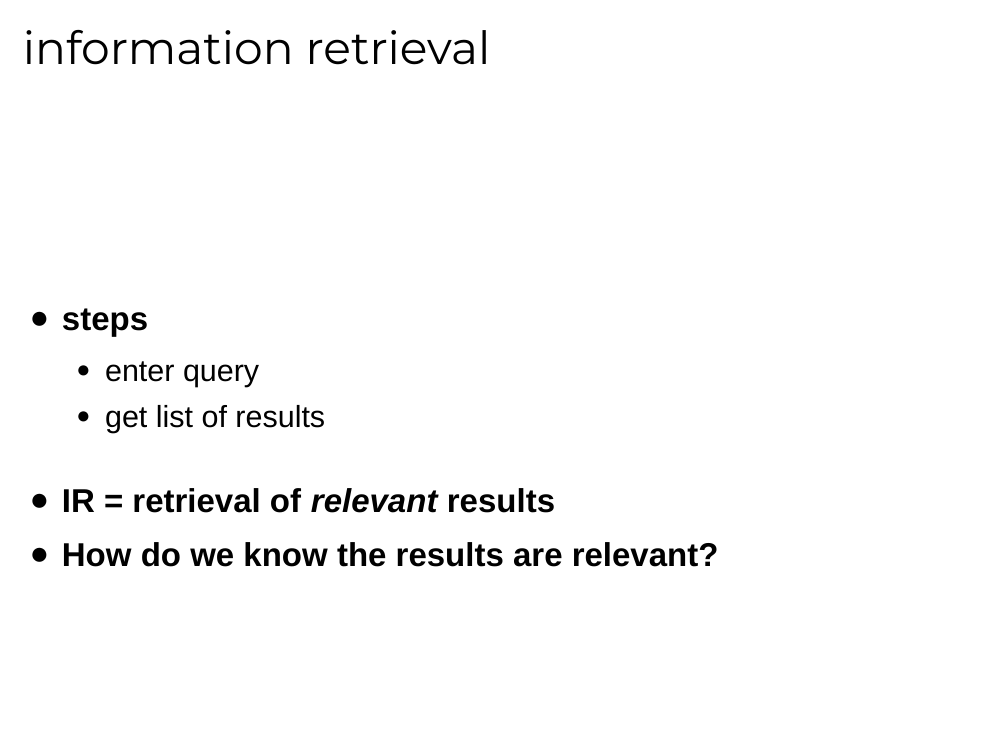
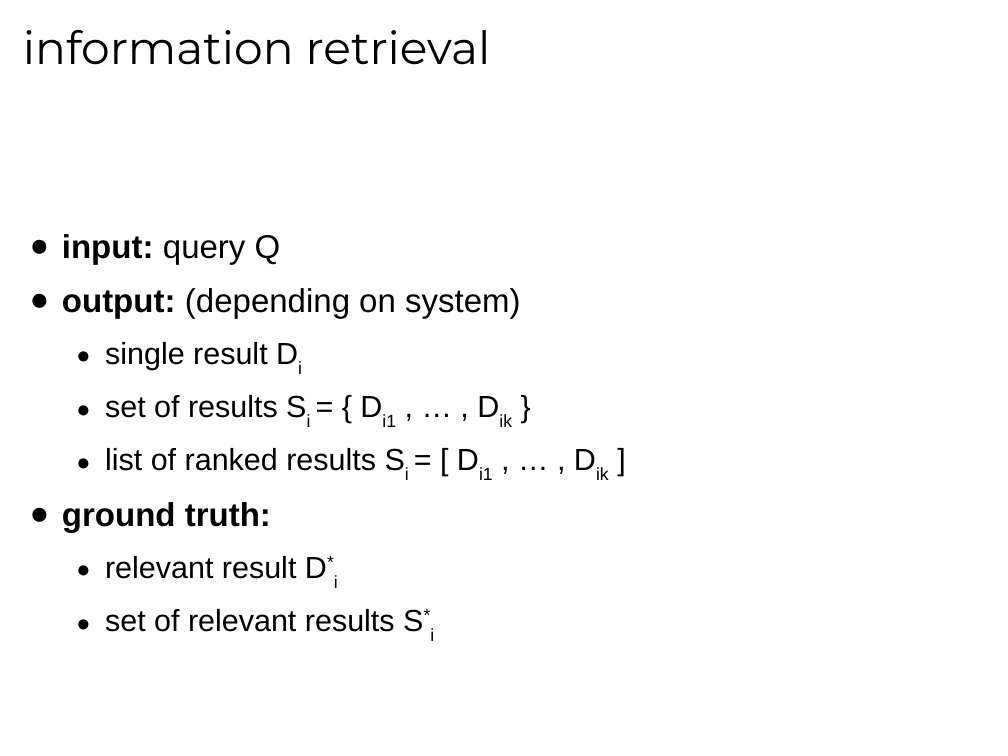
Before and after one commit to tmbdev-teaching/teaching-mmir, a slide deck: slide 5 of 01-textir.odp. Drawn at 1008x756 pixels with LibreOffice and Linux fonts; fonts in the diff are those of the drawing. Boxes give left, top, right and bottom in pixels: in the first picture for what was removed or moved away, otherwise in the second. Text is boxed around its words. In the diff, an @@ line names an element or a change of style, - is before the commit and + after.

```diff
--- a/01-textir.odp
+++ b/01-textir.odp
@@ text at (62,234,521,641): text changed; size 26 to 24 pt; bold off @@
-● steps
-  ● enter query
-  ● get list of results
-● IR = retrieval of relevant results
-● How do we know the results are relevant?
+● input: query Q
+● output: (depending on system)
+  ● single result Di
+  ● set of results Si = { Di1 , … , Dik }
+  ● list of ranked results Si = [ Di1 , … , Dik ]
+● ground truth:
+  ● relevant result D*i
+  ● set of relevant results S*i
```
Also in this commit, not shown: 3 other slides changed, 1 slide added, 1 slide removed, 3 other files.
